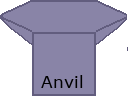
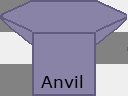
Before/after of a 128 × 96 layered artwork. What changed in the layer stack:
showed "Background_Grid" over [0, 0, 128, 96]